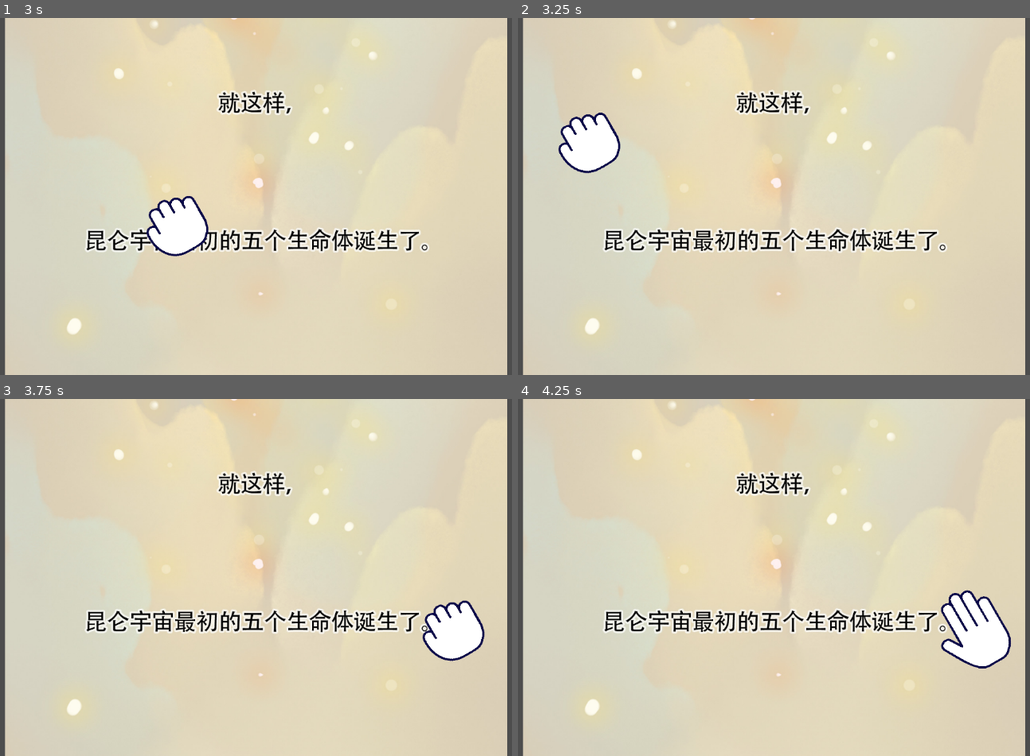
Above: before the commit, frames 1-4 (two rows, left to right).
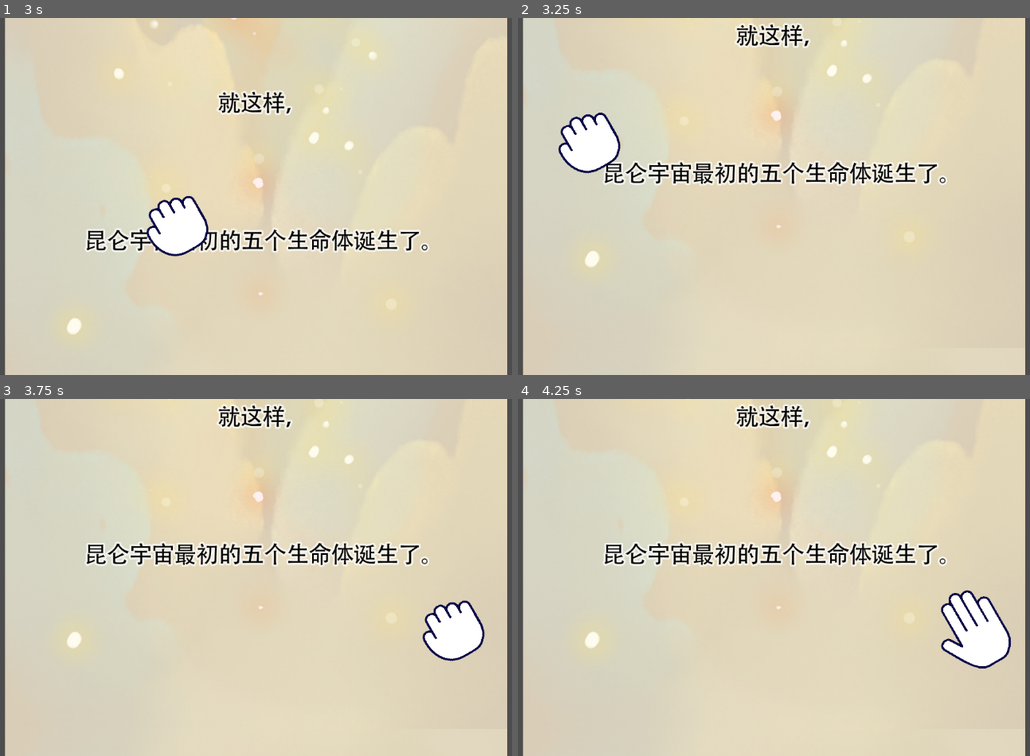
Above: after the commit, the same moments.

Repository: gwtt/-
Game: Godot game, scene res://游戏互动场景/滑动测试/场景/comicV.tscn
The game is run twice, just before and just after one commit, with the same random seed, the same clock (stepped at 60 frames per second) and the same inputs. This scene is started directly instead of the project's main scene.
Inputs (mouse positions are in pixels of both pictures, inside the frame that each line leads up to):
- Up to frame 1 (3 s): tap Enter at 0.5, 2.75 s; move the mouse to (399, 178) at 0.52 s; click (399, 178) at 0.67 s; tap Space at 1.25 s; drag from (133, 214) to (230, 267) at 1.27 s; move the mouse to (322, 117) at 2.02 s; click (322, 117) at 2.17 s; drag from (230, 267) to (71, 142) at 2.77 s
- Up to frame 2 (3.25 s): no input
- Up to frame 3 (3.75 s): move the mouse to (450, 631) at 3.52 s; click (450, 631) at 3.67 s
- Up to frame 4 (4.25 s): no input

Frame 1 is identical in both runs. In frame 2, 8.6% of the frame differs, in the area x 13-84%, y 0-89%; in frame 3, 8.6%; in frame 4, 8.7%.
Error before the commit: Invalid access to property or key 'button_index' on a base object of type 'InputEventMouseMotion'. (res://游戏互动场景/滑动测试/脚本/comicV.gd:11)

Commit message:
Update comicV.gd

Diff:
--- a/游戏互动场景/滑动测试/脚本/comicV.gd
+++ b/游戏互动场景/滑动测试/脚本/comicV.gd
@@ -7,7 +7,7 @@
 var StartCamPos = 0
 
 func _input(event):
-	if event is InputEventMouse:
+	if event is InputEventMouseButton:
 		if event.button_index == MOUSE_BUTTON_LEFT:
 			if event.is_pressed():
 				isDrag = true
@@ -19,4 +19,3 @@
 	if 	isDrag:
 		var OFFSET = StartPos - event.position.y
 		camera_2d.position.y = StartCamPos + OFFSET
-	pass
